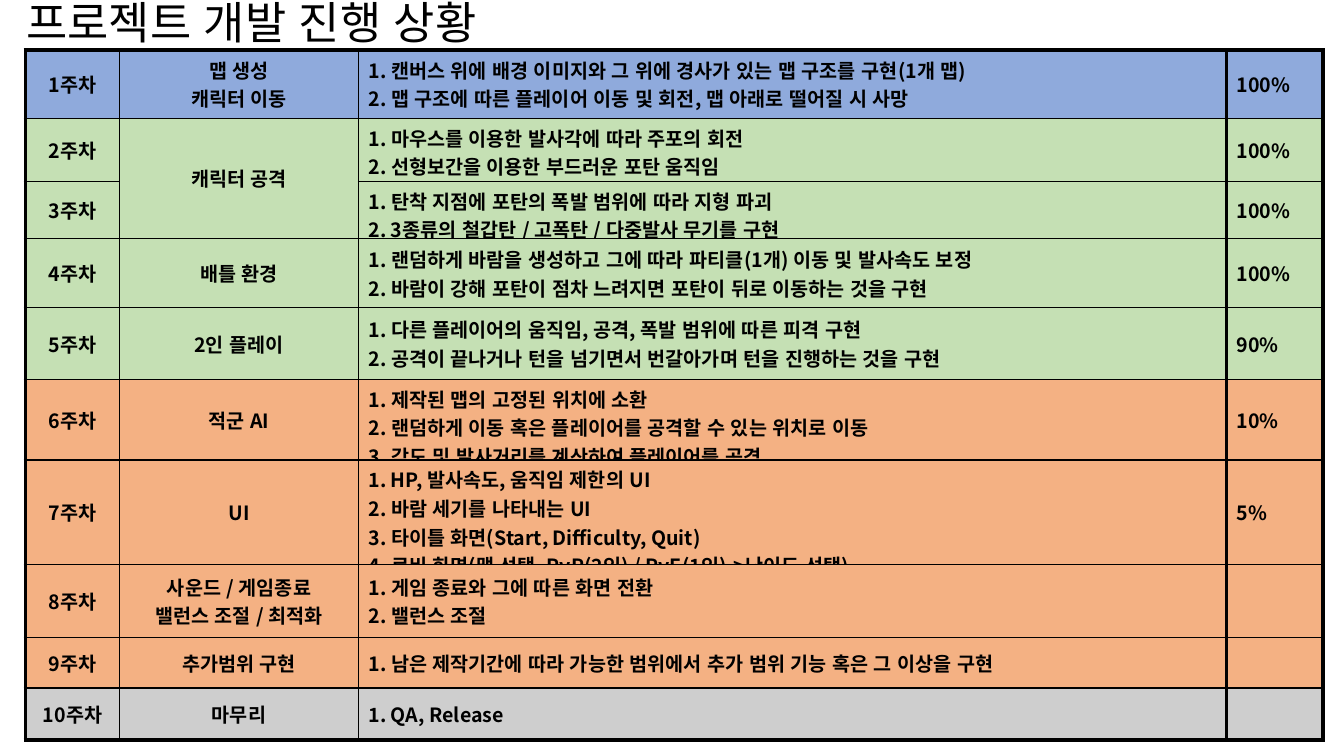
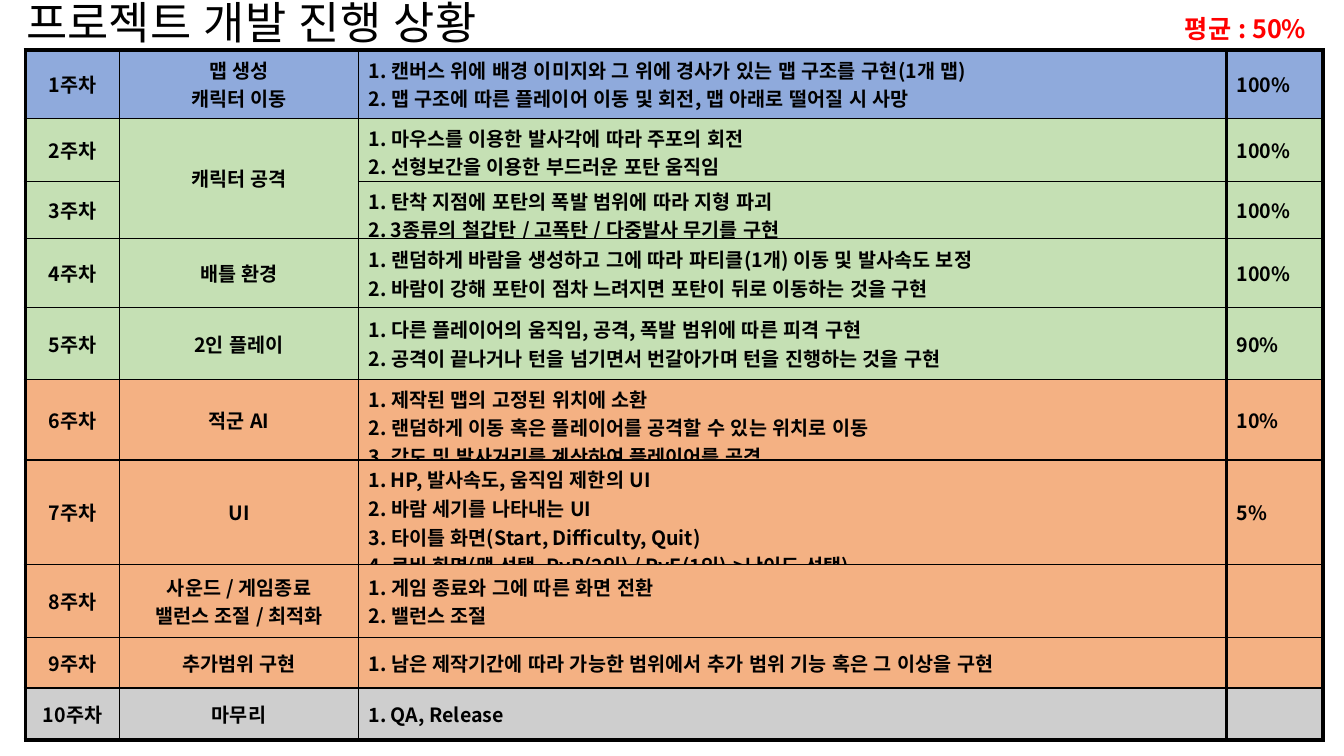
Before and after one commit to SaintPingu/2DGP-Project, a slide deck: slide 1 of docs/2차 발표.pptx. Drawn at 1344x756 pixels with LibreOffice and Linux fonts; fonts in the diff are those of the drawing. Boxes give left, top, right and bottom in pixels: in the first picture for what was removed or moved away, otherwise in the second. Text is boxed around its words. In the diff, an @@ line names an element or a change of style, - is before the commit and + after.

```diff
--- a/docs/2차 발표.pptx
+++ b/docs/2차 발표.pptx
@@ text added at (1185,17,1306,41), 18 pt, text #FF0000, bold @@
+평균 : 50%
```
Also in this commit, not shown: 1 other slide changed, 6 other files.
